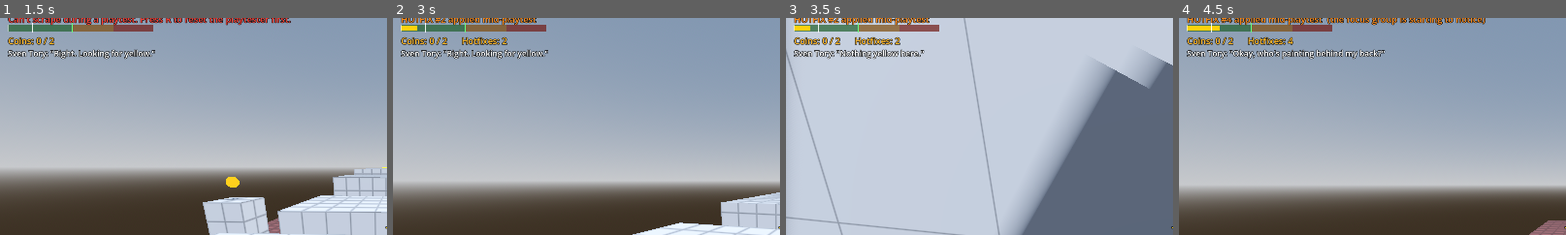
Above: before the commit, frames 1-4 (left to right).
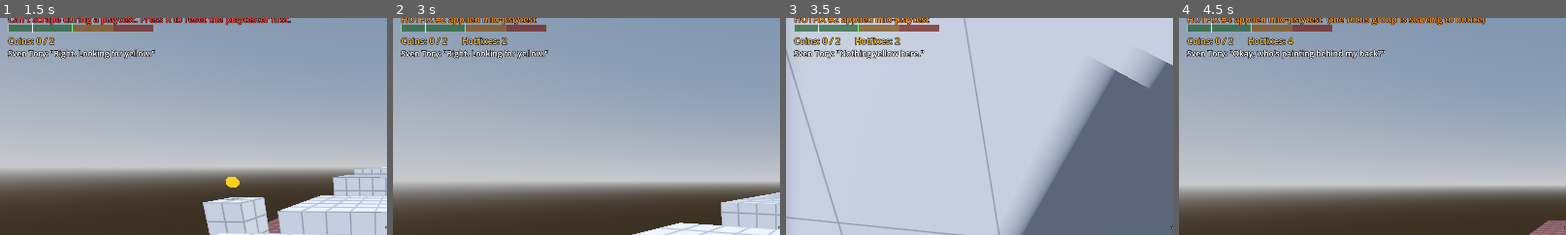
Above: after the commit, the same moments.

Repository: RSghr/yellow-paint
Game: Godot game, scene res://level_select.tscn
Same seed, same stepped clock (60 frames per second), same inputs: the game is played once before the commit and once after it.
Inputs (mouse positions are % of the whole screen's width and height, from its top left):
- Up to frame 1 (1.5 s): click "1. Onboarding not finished" at 0.5 s; tap Enter (start_test) at 1.25 s; move the mouse to (49, 52) at 1.27 s; hold W (move_forward) from 1.28 s (still down); hold Backspace (clear_paint) from 1.28 s (still down)
- Up to frame 2 (3 s): keep holding W (move_forward); tap Space (jump) at 1.52, 1.82, 2.27, 2.57 s; click (49, 52) at 1.55 s; move the mouse to (57, 51) at 2.02 s; release Backspace (clear_paint) at 2.03 s; click (57, 51) at 2.1 s; right-click (57, 51) at 2.3 s; move the mouse to (42, 49) at 2.77 s; hold Right mouse button (scrape) from 2.78 s (still down); click (42, 49) at 2.92 s
- Up to frame 3 (3.5 s): keep holding W (move_forward); keep holding Right mouse button (scrape); tap Enter (start_test) at 3.05 s
- Up to frame 4 (4.5 s): move the mouse to (51, 50) at 3.52 s; release W (move_forward) at 3.53 s; release Right mouse button (scrape) at 3.53 s; hold A (move_left) 3.53-4.28 s; tap Enter (start_test) at 3.6 s; click (51, 50) at 3.67 s; tap Space (jump) at 3.77, 3.8, 4.07 s; move the mouse to (46, 48) at 4.27 s; hold W (move_forward) from 4.28 s (still down); hold Space (jump) from 4.28 s (still down); click (46, 48) at 4.42 s
The pictures show only the part of the screen within x 0-50%, y 3-53%; the shares and areas given below are measured in that part.

Frame 1 is identical in both runs. In frame 2, 0.1% of the frame differs, in the area x 2-7%, y 3-6%; in frame 3, 0.1%; in frame 4, 0.2%, in the area x 2-11%, y 3-6%.

Commit message:
Hotfixes come from outside the can and are deleted on reset
Co-Authored-By: Claude Opus 5.5 <noreply@anthropic.com>
Claude-Session: https://claude.ai/code/session_01W5jG8cMnz72ugdxaP4H6QQ

Diff:
--- a/game.gd
+++ b/game.gd
@@ -5,7 +5,7 @@
 ## Scoring: start at 5 stars, subtract paint, coin and hotfix penalties (minimum 1 star).
 ##   Paint (optimal = level minimum + optimal_margin):  <= optimal: 0 | 1-5 over: -1 | 6-10 over: -2 | more: -3
 ##   Coins:  all: 0 | more than half: -1 | half or fewer: -2 | none: -3
-##   Hotfixes (splats painted DURING the playtest):  0: 0 | 1-3: -1 | 4+: -2
+##   Hotfixes (splats painted DURING the playtest, outside the can, removed on R):  0: 0 | 1-3: -1 | 4+: -2
 ## The can holds optimal + limit_margin splats. Scraping refunds paint.
 
 const RUNNER_SCENE := preload("res://runner.tscn")
@@ -142,8 +142,7 @@
 	paint.scrape_locked = false
 	paint.hotfix_mode = false
 	hotfixes = 0
-	for mark in paint.get_marks():
-		mark.hotfix = false  # Kept splats are part of the level now; the next tester shouldn't call them out.
+	paint.remove_hotfixes()  # Back to the route as it was before the playtest.
 	message_label.text = ""
 	get_tree().call_group("resettable", "reset_state")  # Coins, doors, buttons, breakables.
 	coins_collected = 0
--- a/paint_manager.gd
+++ b/paint_manager.gd
@@ -19,7 +19,8 @@
 ## While true, paint can still be added but not scraped or cleared (no refunds mid-playtest).
 var scrape_locked := false
 
-## True during a playtest: new splats are flagged as hotfixes.
+## True during a playtest: new splats are flagged as hotfixes. They ignore the paint limit, don't
+## count in splats_used (they're scored separately) and are removed on reset.
 var hotfix_mode := false
 
 ## Splats currently "spent". Scraping refunds; paint lost to smashed planks or opened doors doesn't.
@@ -34,10 +35,12 @@
 
 ## Spray a splat. `collider` is what was hit, so interactables can say what the paint means.
 func paint(hit_position: Vector3, hit_normal: Vector3, collider: Object = null) -> PaintMark:
-	if not can_paint():
-		paint_denied.emit()
-		return null
-	splats_used += 1
+	# Hotfixes (painted during a playtest) come from outside the can: no limit, not in splats_used.
+	if not hotfix_mode:
+		if not can_paint():
+			paint_denied.emit()
+			return null
+		splats_used += 1
 	var host := _find_interactable(collider)
 	var role: String
 	if host:
@@ -108,6 +111,18 @@
 		splats_used = maxi(splats_used - removed, 0)
 		paint_changed.emit()
 	return removed
+
+
+## Remove every hotfix splat (on reset). They were never in splats_used, so nothing is refunded.
+func remove_hotfixes() -> void:
+	var removed := false
+	for mark in get_marks():
+		if mark.hotfix:
+			mark.queue_free()
+			remove_child(mark)
+			removed = true
+	if removed:
+		paint_changed.emit()
 
 
 func clear_all() -> void:
Not shown, changed: CLAUDE.md
